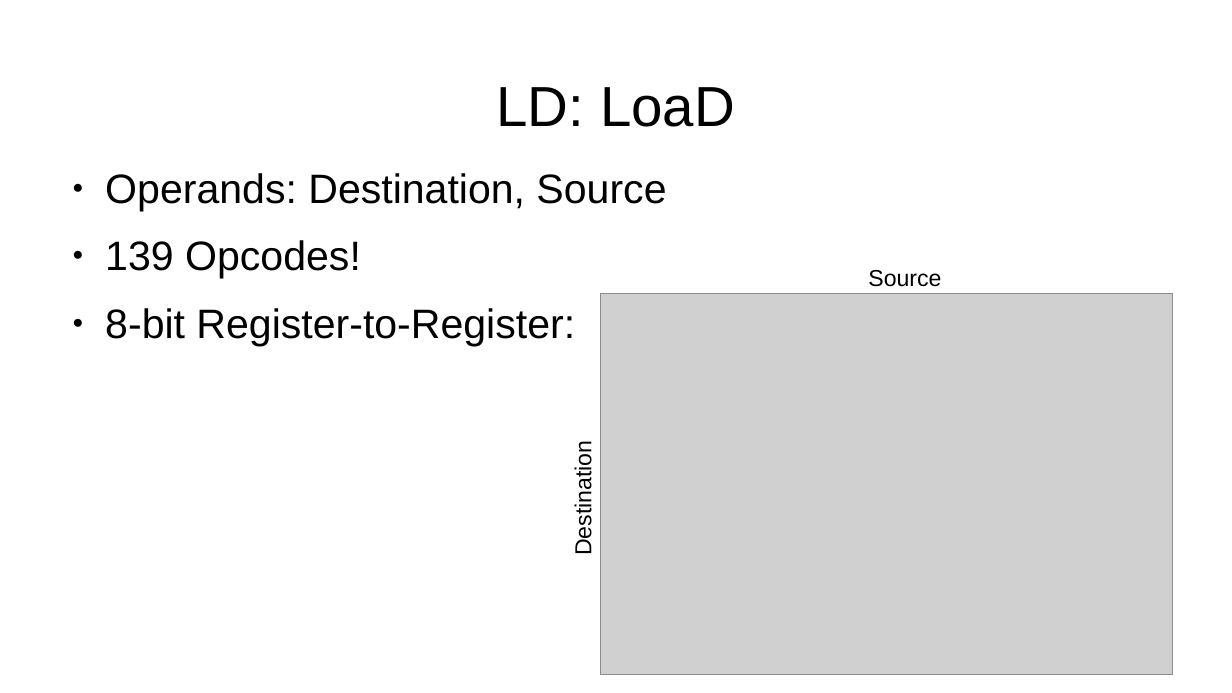
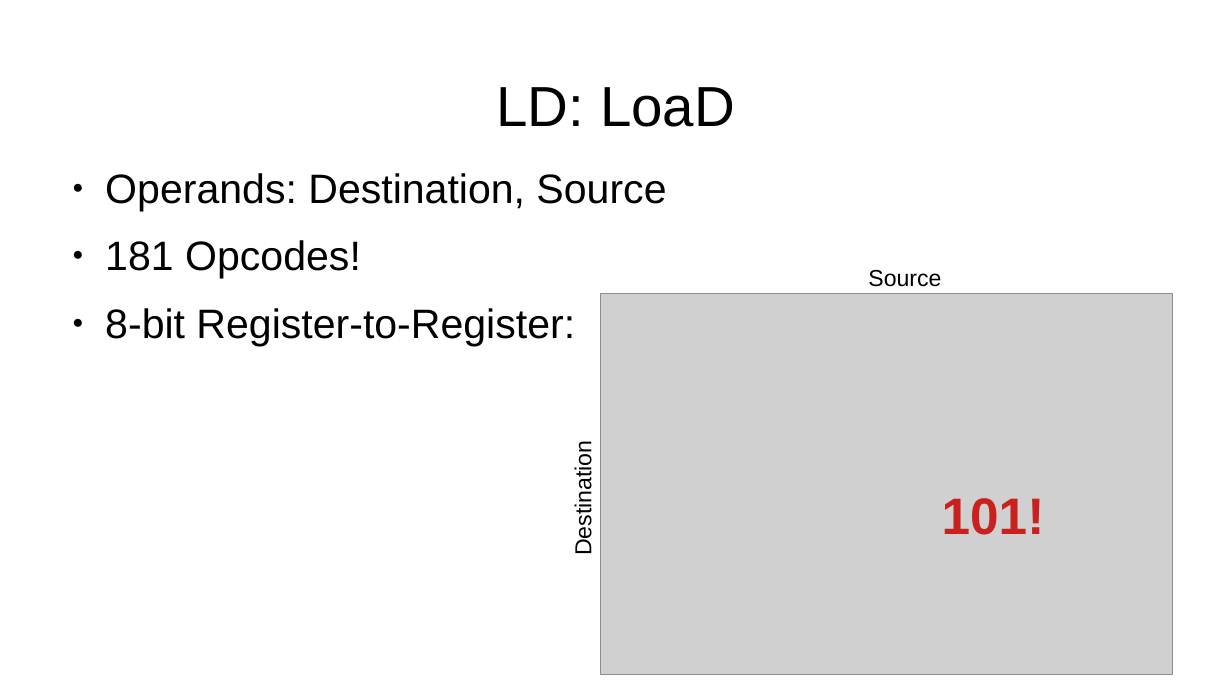
Before and after one commit to SlithyMatt/zxs-assembly-tutorial, a slide deck: slide 6 of Lesson3/Lesson3.odp. Drawn at 1232x693 pixels with LibreOffice and Linux fonts; fonts in the diff are those of the drawing; grey boxes stand for pictures. Boxes give left, top, right and bottom in pixels: in the first picture for what was removed or moved away, otherwise in the second. Text is boxed around its words. In the diff, an @@ line names an element or a change of style, - is before the commit and + after.

```diff
--- a/Lesson3/Lesson3.odp
+++ b/Lesson3/Lesson3.odp
@@ text at box(105, 240, 361, 279): text changed @@
-● 139 Opcodes!
+● 181 Opcodes!
@@ text added at box(942, 498, 1045, 535), 40 pt, text #C9211E, bold @@
+101!
```
Also in this commit, not shown: 2 other slides changed, 4 slides added.
